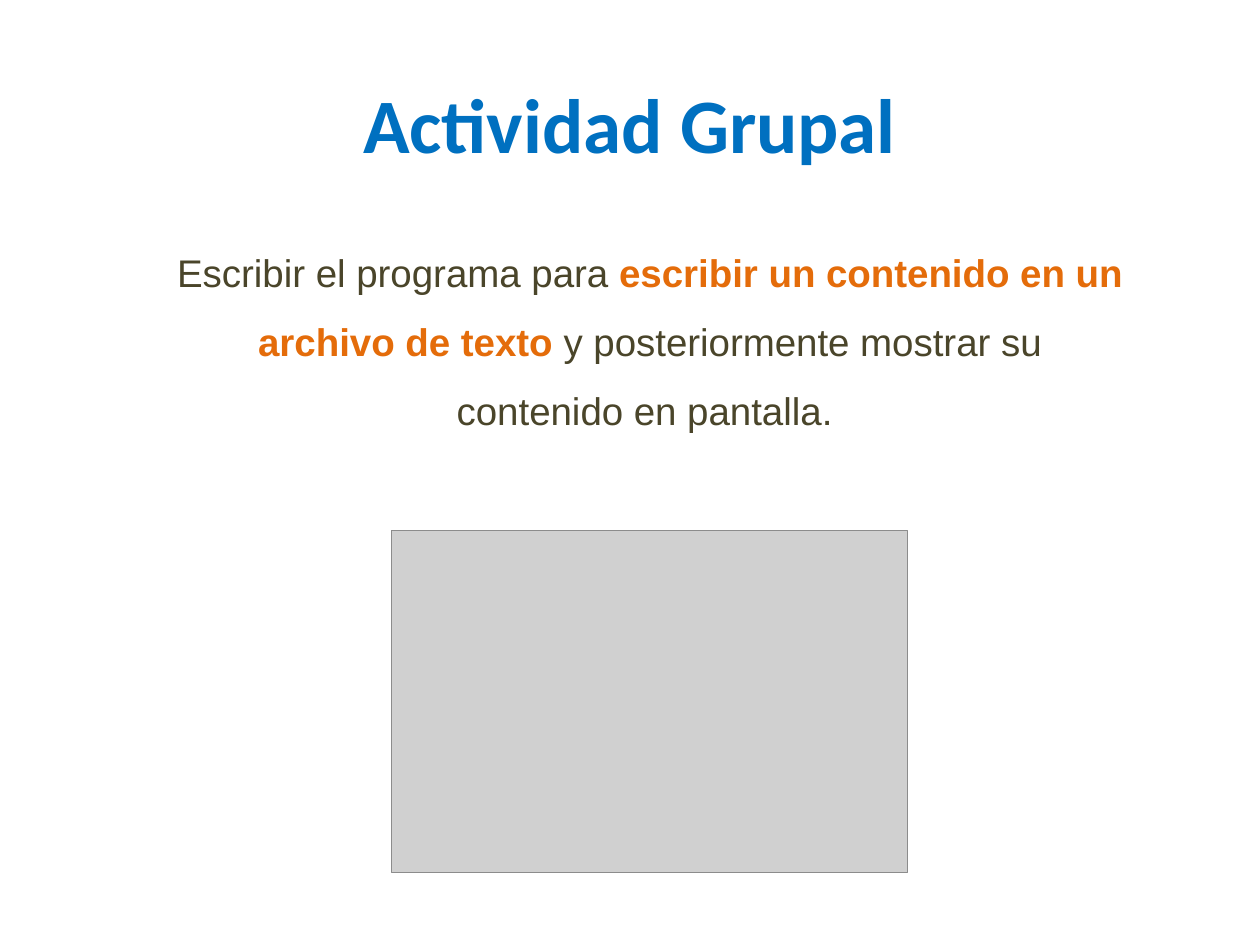
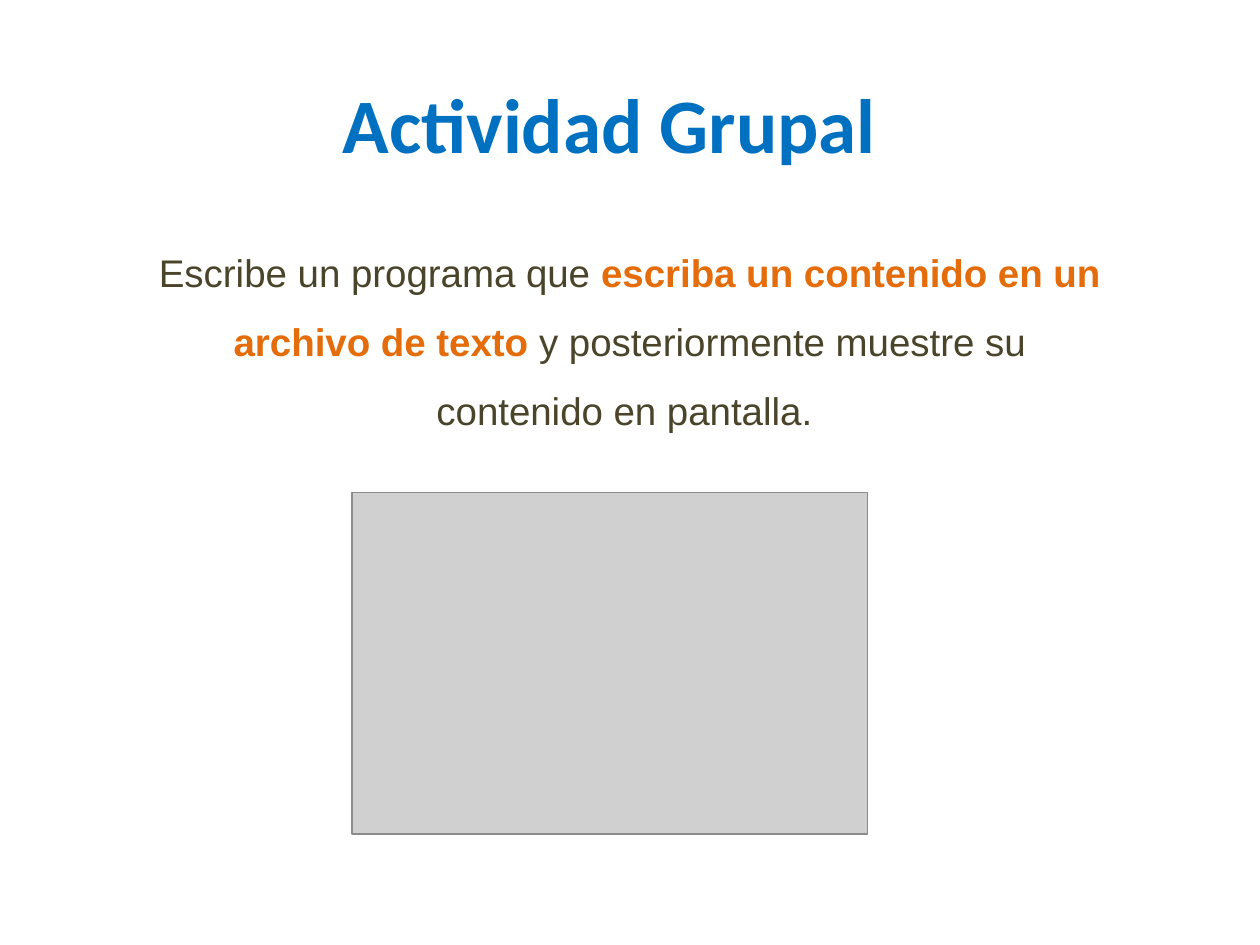
Before and after one commit to lizetheP/PensamientoC, a slide deck: slide 16 of calendario/documentos/10_Archivos.pptx. Drawn at 1260x945 pixels with LibreOffice and Linux fonts; fonts in the diff are those of the drawing; grey boxes stand for pictures. Boxes give left, top, right and bottom in pixels: in the first picture for what was removed or moved away, otherwise in the second. Text is boxed around its words. In the diff, an @@ line names an element or a change of style, - is before the commit and + after.

```diff
--- a/calendario/documentos/10_Archivos.pptx
+++ b/calendario/documentos/10_Archivos.pptx
@@ text "Actividad Grupal" moved from (x1=363, y1=99, x2=896, y2=165) to (x1=343, y1=99, x2=876, y2=165) @@
@@ text at (x1=159, y1=259, x2=1100, y2=433): text changed @@
-Escribir el programa para escribir un contenido en un archivo de texto y posteriormente mostrar su contenido en pantalla.
+Escribe un programa que escriba un contenido en un archivo de texto y posteriormente muestre su contenido en pantalla.
@@ picture moved from (x1=392, y1=530, x2=907, y2=872) to (x1=352, y1=493, x2=867, y2=834) @@
```
Also in this commit, not shown: 14 other slides changed, 4 other files.
